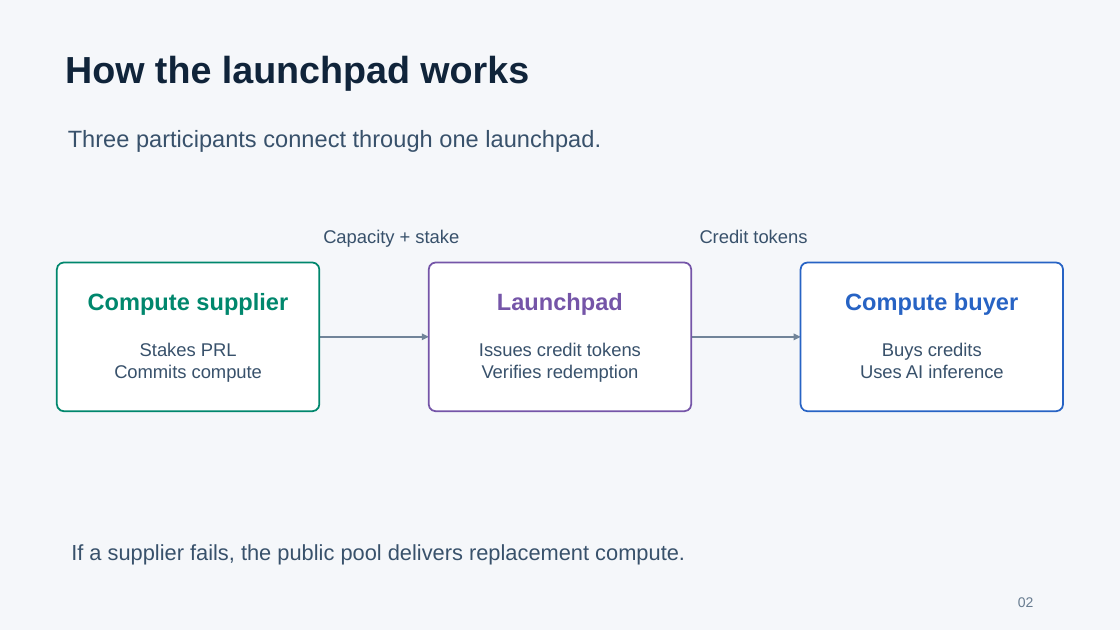
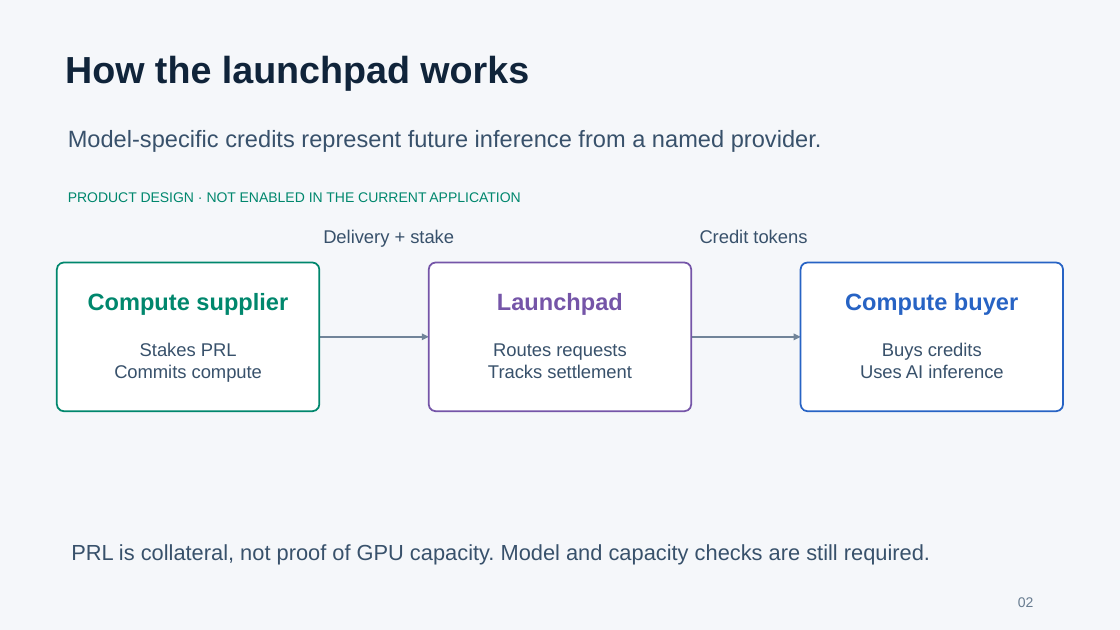
Before and after one commit to xgaozoyoe/cc-launchpad-router, a slide deck: slide 2 of apps/launchpad/public/whitepaper/ai-computing-credit-launchpad.pptx. Drawn at 1120x630 pixels with LibreOffice and Linux fonts; fonts in the diff are those of the drawing. Boxes give left, top, right and bottom in pixels: in the first picture for what was removed or moved away, otherwise in the second. Text is boxed around its words. In the diff, an @@ line names an element or a change of style, - is before the commit and + after.

Commit message:
Clarify white paper flows and proportional collateral release

```diff
--- a/apps/launchpad/public/whitepaper/ai-computing-credit-launchpad.pptx
+++ b/apps/launchpad/public/whitepaper/ai-computing-credit-launchpad.pptx
@@ text at box(68, 130, 822, 152): text changed @@
-Three participants connect through one launchpad.
+Model-specific credits represent future inference from a named provider.
@@ text added at box(68, 192, 520, 202), 12 pt, text #00876D @@
+PRODUCT DESIGN · NOT ENABLED IN THE CURRENT APPLICATION
@@ text at box(323, 229, 454, 247): text changed @@
-Capacity + stake
+Delivery + stake
@@ text at box(488, 343, 632, 378): text changed @@
-Issues credit tokens
-Verifies redemption
+Routes requests
+Tracks settlement
@@ text at box(71, 544, 930, 565): text changed @@
-If a supplier fails, the public pool delivers replacement compute.
+PRL is collateral, not proof of GPU capacity. Model and capacity checks are still required.
```
Also in this commit, not shown: 7 other slides changed, 2 slides added, 2 slides removed, 1 other file.
